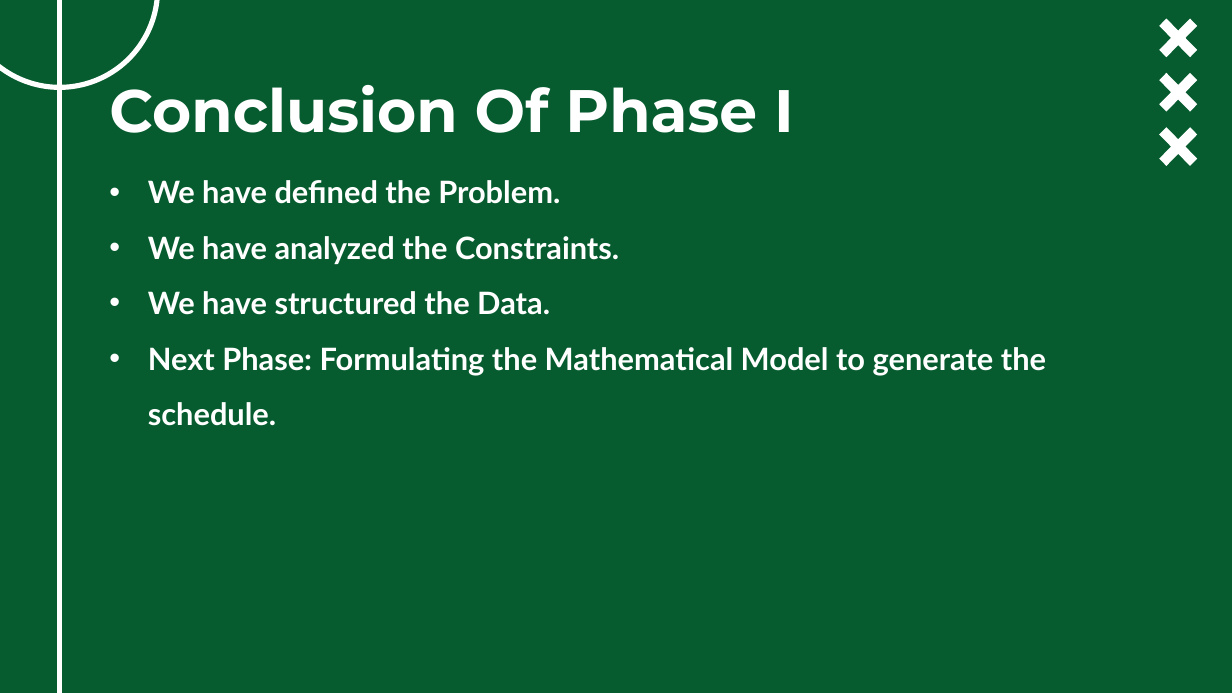
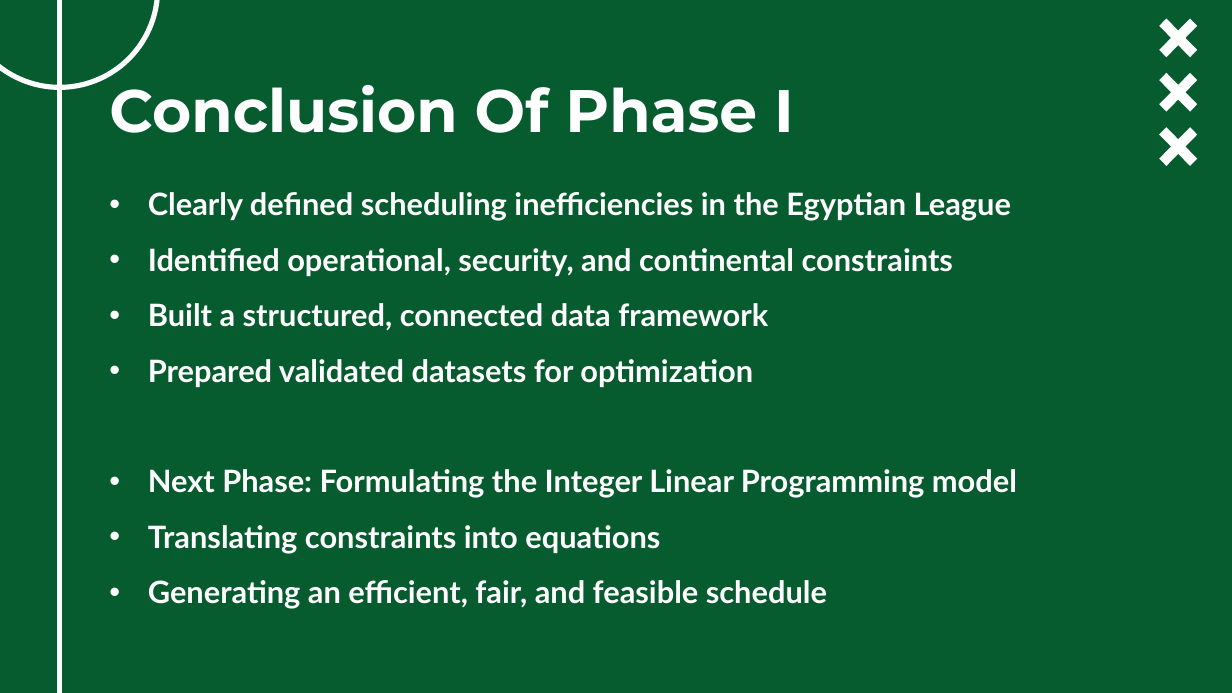
Before and after one commit to ghassanelgendy/egyptian-premier-league-schedule-optimizer, a slide deck: slide 21 of Documentations/presentation.pptx. Drawn at 1232x693 pixels with LibreOffice and Linux fonts; fonts in the diff are those of the drawing; background and template pictures are left out. Boxes give left, top, right and bottom in pixels: in the first picture for what was removed or moved away, otherwise in the second. Text is boxed around its words. In the diff, an @@ line names an element or a change of style, - is before the commit and + after.

```diff
--- a/Documentations/presentation.pptx
+++ b/Documentations/presentation.pptx
@@ subtitle at (x1=148, y1=192, x2=1017, y2=609): text changed @@
-• We have defined the Problem.
-• We have analyzed the Constraints.
-• We have structured the Data.
-• Next Phase: Formulating the Mathematical Model to generate the schedule.
+• Clearly defined scheduling inefficiencies in the Egyptian League
+• Identified operational, security, and continental constraints
+• Built a structured, connected data framework
+• Prepared validated datasets for optimization
+• Next Phase: Formulating the Integer Linear Programming model
+• Translating constraints into equations
+• Generating an efficient, fair, and feasible schedule
```
